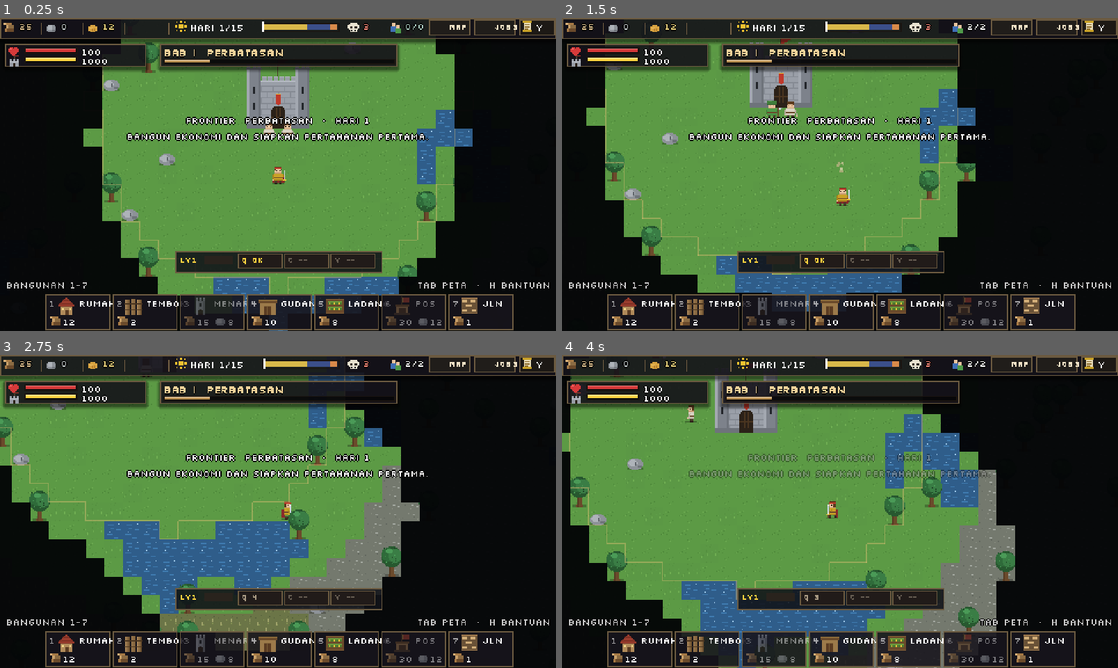
Above: before the commit, frames 1-4 (two rows, left to right).
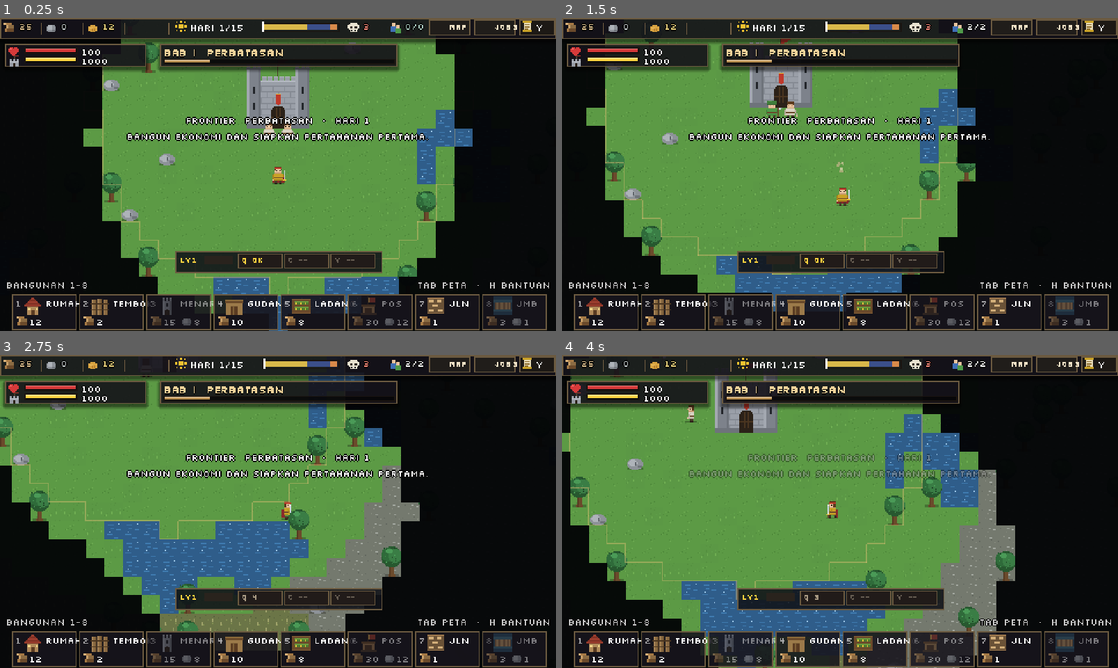
Above: after the commit, the same moments.

Repository: shimleabyte/hold-the-keep
Game: Godot game, scene res://scenes/main.tscn
Same seed, same stepped clock (60 frames per second), same inputs: the game is played once before the commit and once after it.
Inputs (mouse positions are in pixels of both pictures, inside the frame that each line leads up to):
- Up to frame 1 (0.25 s): no input
- Up to frame 2 (1.5 s): tap Enter at 0.5 s; move the mouse to (962, 158) at 0.52 s; hold D (move_right) 0.53-1.28 s; tap C (ability_cleave) at 0.6 s; click (962, 158) at 0.67 s; tap Space at 0.77 s; move the mouse to (728, 190) at 1.27 s; hold S (move_down) from 1.28 s (still down); tap Q (ability_dash) at 1.35 s
- Up to frame 3 (2.75 s): tap Space at 1.52 s; move the mouse to (333, 442) at 2.02 s; release S (move_down) at 2.03 s; hold D (move_right) from 2.03 s (still down); tap V (ability_rally) at 2.1 s
- Up to frame 4 (4 s): move the mouse to (812, 574) at 2.77 s; release D (move_right) at 2.78 s; hold W (move_up) 2.78-3.53 s; tap F (attack) at 2.85 s; click (812, 574) at 2.92 s; tap Space at 3.02, 3.77 s; move the mouse to (1006, 558) at 3.52 s; hold A (move_left) from 3.53 s (still down); hold E (interact) from 3.53 s (still down)

The runs differ from the first frame. In frame 1, 4.2% of the frame differs, in the area x 2-99%, y 84-100%; in frame 2, 4.1%; in frame 3, 4.1%; in frame 4, 4.4%.
Error before the commit: Invalid access to property or key 'bridge' on a base object of type 'Dictionary'. (res://scripts/ui/hud.gd:376)
Error after the commit: Invalid access to property or key 'id' on a base object of type 'StaticBody2D (resource_tree.gd)'. (res://scripts/systems/nav_grid.gd:40)

Commit message:
Expose bridge construction in the building hotbar

Diff:
--- a/scripts/ui/hud.gd
+++ b/scripts/ui/hud.gd
@@ -29,6 +29,7 @@
     "forge": preload("res://assets/sprites/icon_forge.svg"),
     "outpost": preload("res://assets/sprites/icon_outpost.svg"),
     "road": preload("res://assets/sprites/icon_road.svg"),
+    "bridge": preload("res://assets/sprites/icon_bridge.svg"),
 }
 const JOBS := ["woodcutter", "miner", "farmer", "soldier"]
 const JOB_ICONS := {"woodcutter": "axe", "miner": "pick", "farmer": "wheat", "soldier": "sword"}
@@ -47,7 +48,7 @@
     ["Q", "DASH (LEVEL 1)"],
     ["C", "TEBAS (LEVEL 2)"],
     ["V", "SERUAN (LEVEL 3)"],
-    ["1-7", "PILIH BANGUNAN"],
+    ["1-8", "PILIH BANGUNAN"],
     ["KLIK KIRI", "PASANG BANGUNAN"],
     ["KLIK KANAN", "BATAL / BONGKAR"],
     ["T M K R", "TAMBAH JOB"],
@@ -346,7 +347,7 @@
 
 
 func _build_build_bar() -> void:
-    _build_left_hint = _label(self, "BANGUNAN 1-7", Vector2(4, 225), Color(1, 1, 1, 0.78))
+    _build_left_hint = _label(self, "BANGUNAN 1-8", Vector2(4, 225), Color(1, 1, 1, 0.78))
     _build_right_hint = _label(self, "TAB PETA  ·  H BANTUAN", Vector2(360, 225), Color(1, 1, 1, 0.78))
     _build_right_hint.horizontal_alignment = HORIZONTAL_ALIGNMENT_RIGHT
     _rebuild_build_bar()
